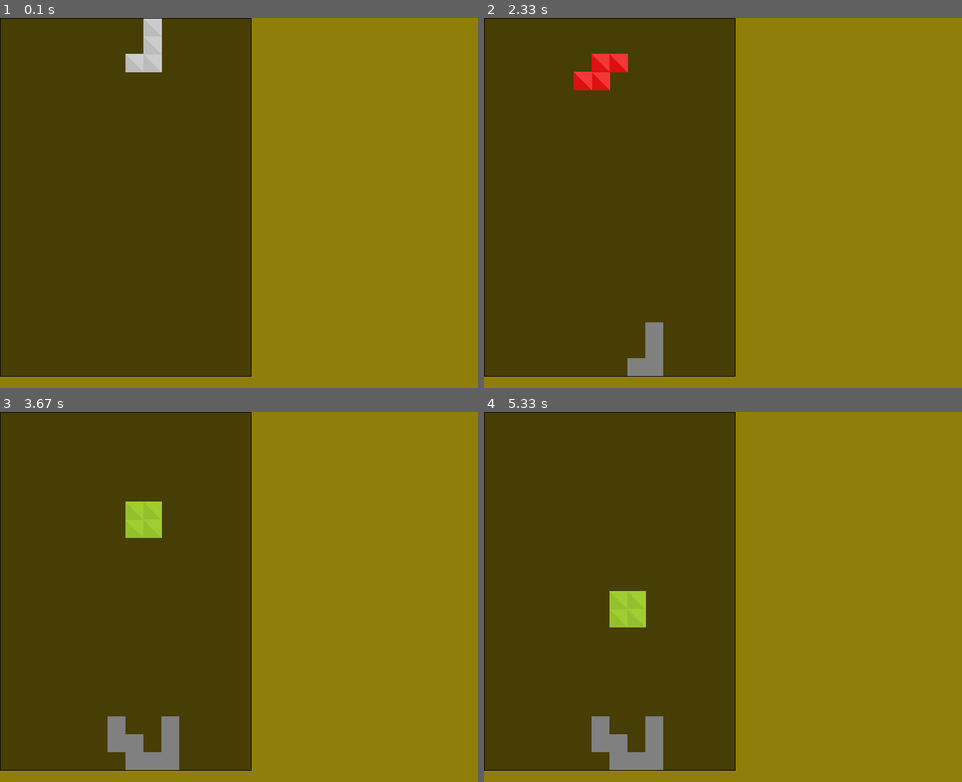
Above: before the commit, frames 1-4 (two rows, left to right).
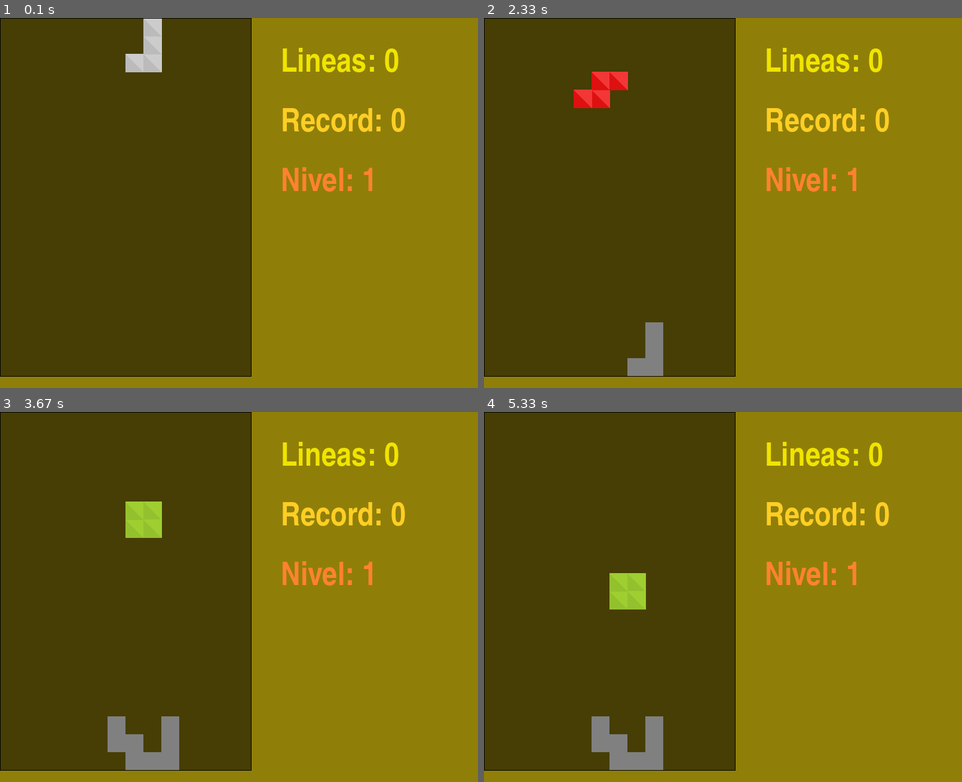
Above: after the commit, the same moments.

Repository: juan1639/TetrisPygame
Game: pygame game, started from main.py
The game is run twice, just before and just after one commit, with the same random seed, the same clock (stepped at 60 frames per second) and the same inputs.
Inputs:
- Up to frame 1 (0.1 s): no input
- Up to frame 2 (2.33 s): hold Right 0.33-0.8 s; hold Right 0.83-1.3 s; tap Space at 0.9, 1.2, 1.4, 1.7, 1.97, 2.3 s; hold Left 1.33-1.87 s; hold Down 1.9-2.2 s; hold Left from 2.23 s (still down)
- Up to frame 3 (3.67 s): tap Space at 2.6, 2.73, 3.03, 3.4 s; release Left at 2.63 s; hold Right 2.67-3.3 s; hold Down from 3.33 s (still down)
- Up to frame 4 (5.33 s): release Down at 3.7 s; hold Left 3.73-4.2 s; tap Space at 3.8, 4.1, 4.3, 4.6, 4.8, 5.1, 5.3 s; hold Right 4.23-4.7 s; hold Right 4.73-5.2 s; hold Left from 5.23 s (still down)

The runs differ from the first frame. In frame 1, 1.9% of the frame differs, in the area x 59-85%, y 8-47%; in frame 2, 3.0%, in the area x 18-85%, y 8-47%; in frame 3, 1.9%; in frame 4, 2.6%.

Commit message:
Agregados marcadores

Diff:
--- a/classFondo.py
+++ b/classFondo.py
@@ -53,6 +53,12 @@
 
 				if contador_cols == 14:
 					game.settings.lineas += 1
+					game.settings.nivel = int(game.settings.lineas / 7) + 1
+
+					if game.settings.gravedad > 100:
+						game.settings.gravedad -= game.settings.incremento_dificultad
+						print(game.settings.gravedad)
+
 					game.actualizar_matrizFondo(i)
 
 				else:
--- /dev/null
+++ b/classMarcadores.py
@@ -0,0 +1,36 @@
+import pygame
+
+# ----------------------------------------------------------------
+# Módulo class Fondo.py
+#
+# ----------------------------------------------------------------
+class Marcadores(pygame.sprite.Sprite):
+	def __init__(self, game, x, y, size, texto, color):
+		super().__init__()
+
+		self.game = game
+
+		self.x = x
+		self.y = y
+
+		self.texto = texto
+		self.color = color
+
+		self.font = pygame.font.SysFont('impact', size)
+		self.image = self.font.render(self.texto, True, self.color)
+		self.rect = self.image.get_rect()
+		self.rect.topleft = (x, y)
+
+
+
+	def update(self):
+		txtMarcador = ''
+
+		if self.texto == 'Lineas: ':
+			txtMarcador = self.texto + str(self.game.settings.lineas)
+		elif self.texto == 'Record: ':
+			txtMarcador = self.texto + str(self.game.settings.record)
+		elif self.texto == 'Nivel: ':
+			txtMarcador = self.texto + str(self.game.settings.nivel)
+
+		self.image = self.font.render(txtMarcador, True, self.color)
--- a/main.py
+++ b/main.py
@@ -6,6 +6,7 @@
 from plantilla import Plantilla
 from matrizFondo import MatrizFondo
 from classFondo import Fondo
+from classMarcadores import Marcadores
 
 # ----------------------------------------------------------------
 # Módulo Principal (main.py)
@@ -14,6 +15,7 @@
 class Game:
 	def __init__(self):
 		pygame.init()
+		pygame.mixer.init()
 
 		self.settings = Settings()
 		self.matrizFondo = MatrizFondo(self.settings.columnas, self.settings.filas)
@@ -24,7 +26,14 @@
 		self.pantalla = pygame.display.set_mode(self.settings.resolucion)
 		self.reloj = pygame.time.Clock()
 
+		self.lista_textos = pygame.sprite.Group()
+
+		self.settings.sonido['musica'].play(loops=-1)
+		self.settings.sonido['musica'].set_volume(0.6)
+
 		self.instanciar_fondo()
+		self.instanciar_marcadores()
+
 
 
 	def instanciar_fondo(self):
@@ -32,6 +41,19 @@
 		for i in range(self.settings.filas):
 			for ii in range(self.settings.columnas):
 				self.matrizFondo.matriz[i][ii] = Fondo(self, ii, i)
+
+
+	def instanciar_marcadores(self):
+
+		x = int(self.settings.resolucion[0] / 1.7)
+		y = 50
+		gapY = 100
+		size = 50
+
+		lineas = Marcadores(self, x, y, size, 'Lineas: ', self.settings.colorMarcadores['lineas'])
+		record = Marcadores(self, x, y + gapY, size, 'Record: ', self.settings.colorMarcadores['record'])
+		nivel = Marcadores(self, x, y + gapY * 2, size, 'Nivel: ', self.settings.colorMarcadores['nivel'])
+		self.lista_textos.add(lineas, record, nivel)
 
 
 
@@ -70,6 +92,8 @@
 		Fondo.check_lineDone(self)
 		self.instanciar_pieza()
 
+		self.lista_textos.update()
+
 		pygame.display.flip()
 		self.reloj.tick(self.settings.FPS)
 
@@ -84,6 +108,8 @@
 
 		if self.pieza:
 			self.pieza.dibuja()
+
+		self.lista_textos.draw(self.pantalla)
 
 		ancho = self.settings.columnas * self.settings.tileX + 1
 		alto = self.settings.filas * self.settings.tileY + 1
@@ -123,7 +149,7 @@
 			self.settings.controles['abajo'] = True
 
 		calculo = pygame.time.get_ticks()
-		if calculo - self.ultimo_update > 999:
+		if calculo - self.ultimo_update > self.settings.gravedad:
 			self.ultimo_update = calculo
 			self.settings.controles['abajo'] = True
 
--- a/settings.py
+++ b/settings.py
@@ -1,3 +1,4 @@
+import pygame
 
 # ----------------------------------------------------------------
 # Módulo Settings.py
@@ -21,6 +22,12 @@
 		self.colorMarco = (70, 62, 4)
 		self.colorRastroPieza = (128, 128, 128)
 
+		self.colorMarcadores = {
+			'lineas': (240, 228, 0),
+			'record': (255, 206, 36),
+			'nivel': (255, 130, 47)
+		}
+
 		self.resolucion = (800, 620)
 		self.FPS = 60
 		self.tileX = 30
@@ -31,12 +38,14 @@
 		self.xInicial = 7
 		self.yInicial = 2
 		self.piezas = 'zsljoit'
-		self.GRAVEDAD = 1
+		self.gravedad = 1100
+		self.incremento_dificultad = 10
 		self.checkeando_matriz = False
 		self.otraPieza = True
 
 		self.lineas = 0
 		self.nivel = 1
+		self.record = 0
 
 		self.controles = {
         	'izquierda': False,
@@ -52,3 +61,10 @@
         	'entreNiveles': False,
         	'gameOver': False
         }
+
+		self.sonido = {
+			'gameover': pygame.mixer.Sound("./sonidos/gameover.mp3"),
+			'click': pygame.mixer.Sound("./sonidos/click.mp3"),
+			'linea': pygame.mixer.Sound("./sonidos/disparo.mp3"),
+			'musica': pygame.mixer.Sound("./sonidos/assets_music.ogg")
+		}
Not shown, added: sonidos/assets_music.ogg
Not shown, added: sonidos/click.mp3
Not shown, added: sonidos/disparo.mp3
Not shown, added: sonidos/gameover.mp3
